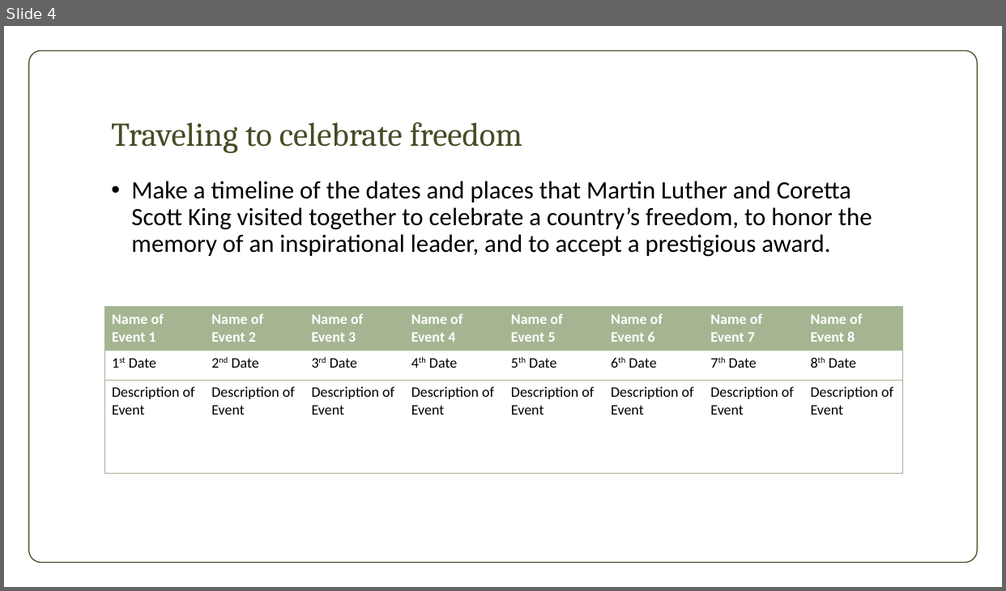
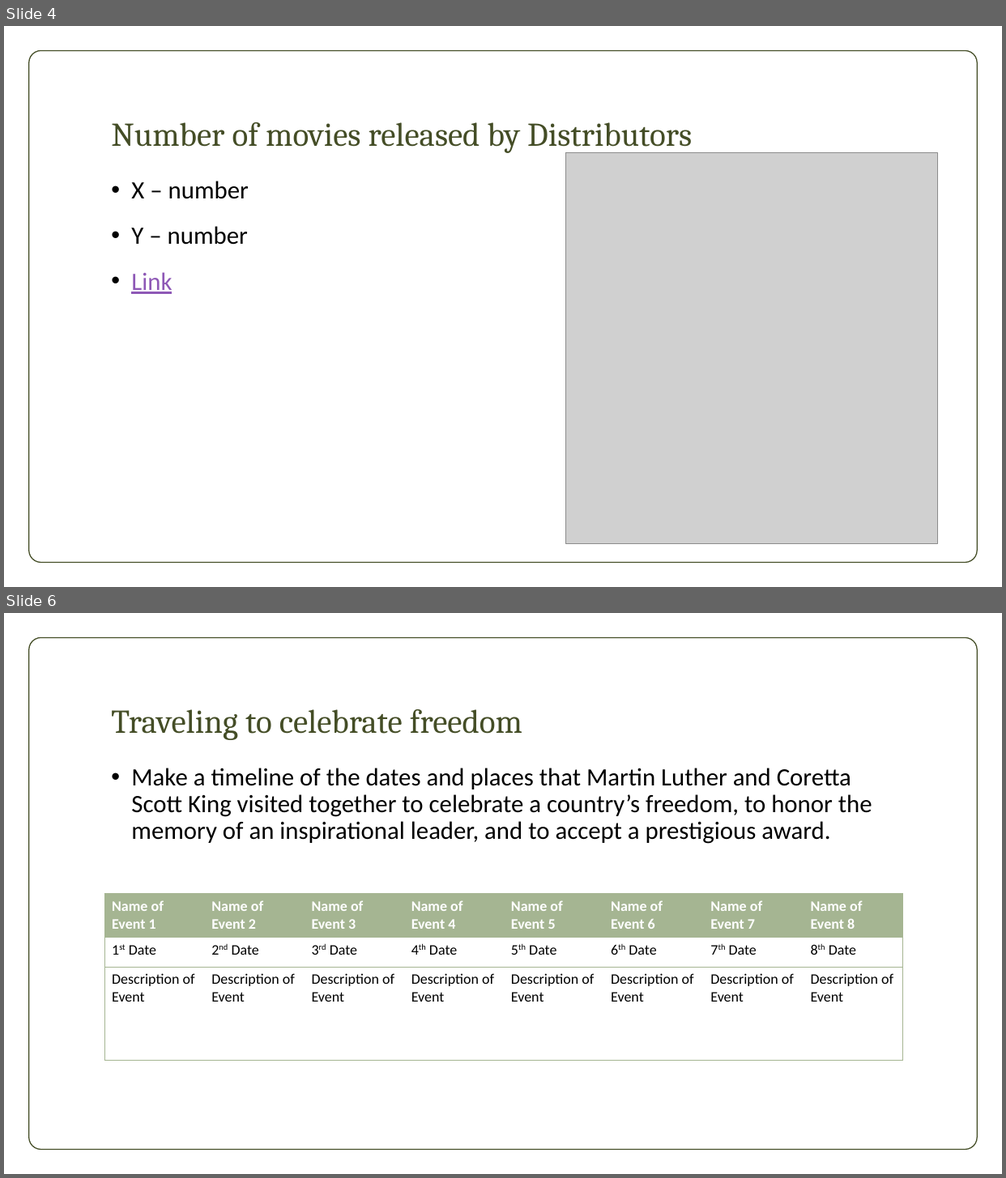
Before and after one commit to Jackie-VC/bdt_movies, a slide deck: movie.pptx. Shown one above the other, each under a label of ours: slide 4 before the commit, slides 4 and 6 after it; the slides between them are not shown. The pictures are 1006x591 and 1006x1178 pixels, drawn with LibreOffice and Linux fonts; fonts in the diff are those of the drawing; grey boxes stand for pictures; background and template pictures are left out. Boxes give left, top, right and bottom in pixels: in the first picture for what was removed or moved away, otherwise in the second. Text is boxed around its words. In the diff, an @@ line names an element or a change of style, - is before the commit and + after.

```diff
--- a/movie.pptx
+++ b/movie.pptx
@@ slide 4 added at <box>4,26,1002,587</box>, background picture (left out); not listed: 1 template element that a slide beside it also shows @@
@@ title added at <box>111,122,692,154</box>, 32 pt, text #444D26 @@
+Number of movies released by Distributors
@@ picture added at <box>565,152,938,544</box> @@
@@ text added at <box>131,181,249,294</box>, 24 pt, text #000000 @@
+• X – number
+• Y – number
+• Link
@@ what was slide 4 is now slide 6 @@
```
Also in this commit, not shown: 2 slides changed, 2 other slides added, 2 slides removed.
